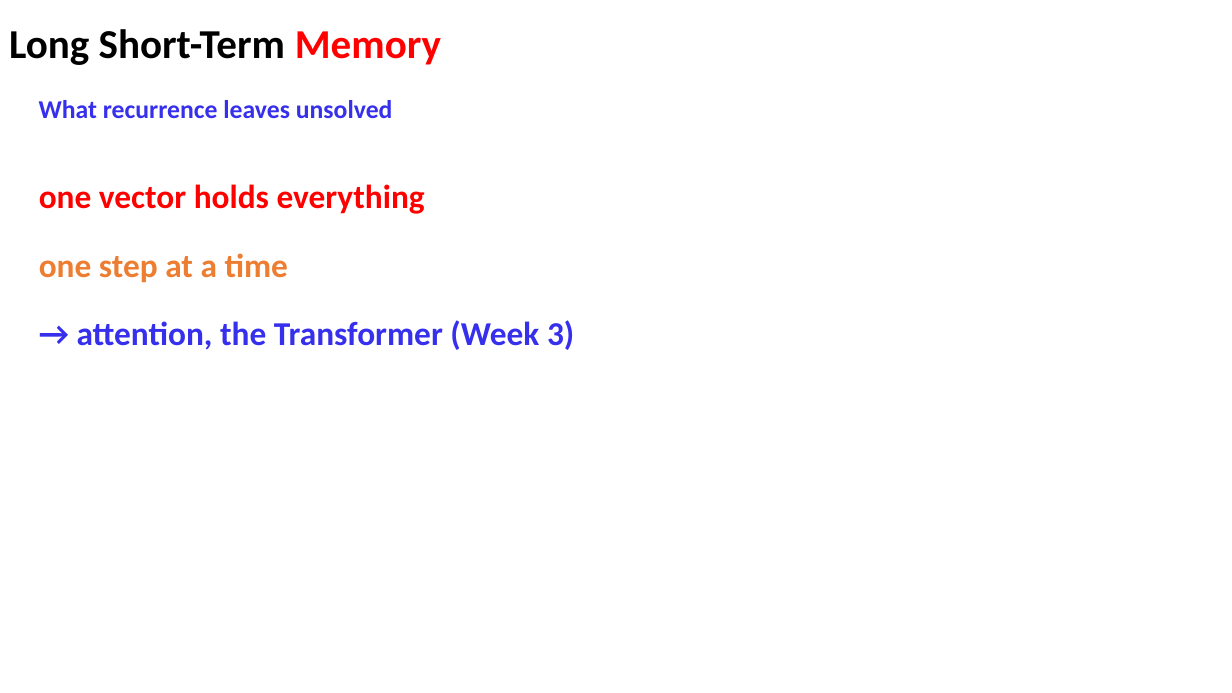
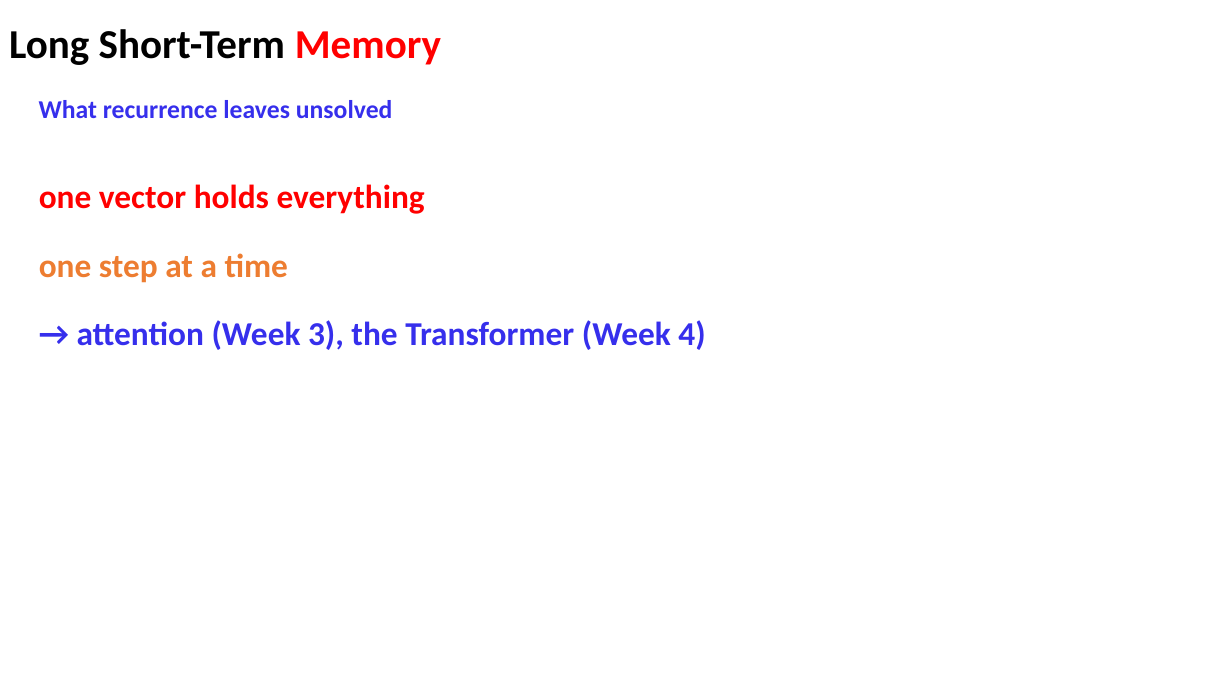
Before and after one commit to mathrulestheworld/genai-first-principles, a slide deck: slide 51 of materials/week-02/lecture-02-slides.pptx. Drawn at 1232x693 pixels with LibreOffice and Linux fonts; fonts in the diff are those of the drawing. Boxes give left, top, right and bottom in pixels: in the first picture for what was removed or moved away, otherwise in the second. Text is boxed around its words. In the diff, an @@ line names an element or a change of style, - is before the commit and + after.

```diff
--- a/materials/week-02/lecture-02-slides.pptx
+++ b/materials/week-02/lecture-02-slides.pptx
@@ text at [77,320,705,350]: text changed @@
-→ attention, the Transformer (Week 3)
+→ attention (Week 3), the Transformer (Week 4)
```
Also in this commit, not shown: 4 other files.
